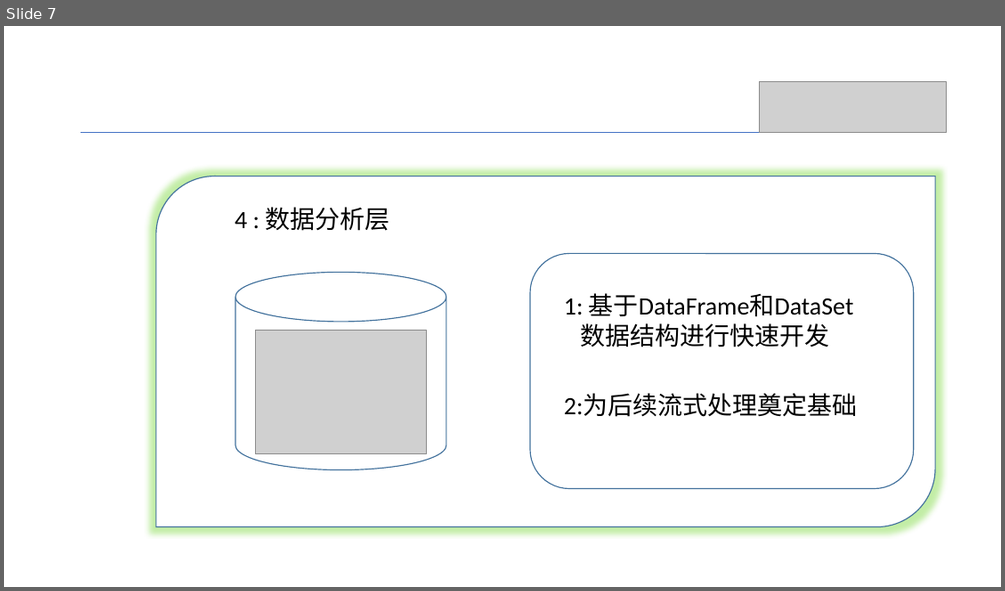
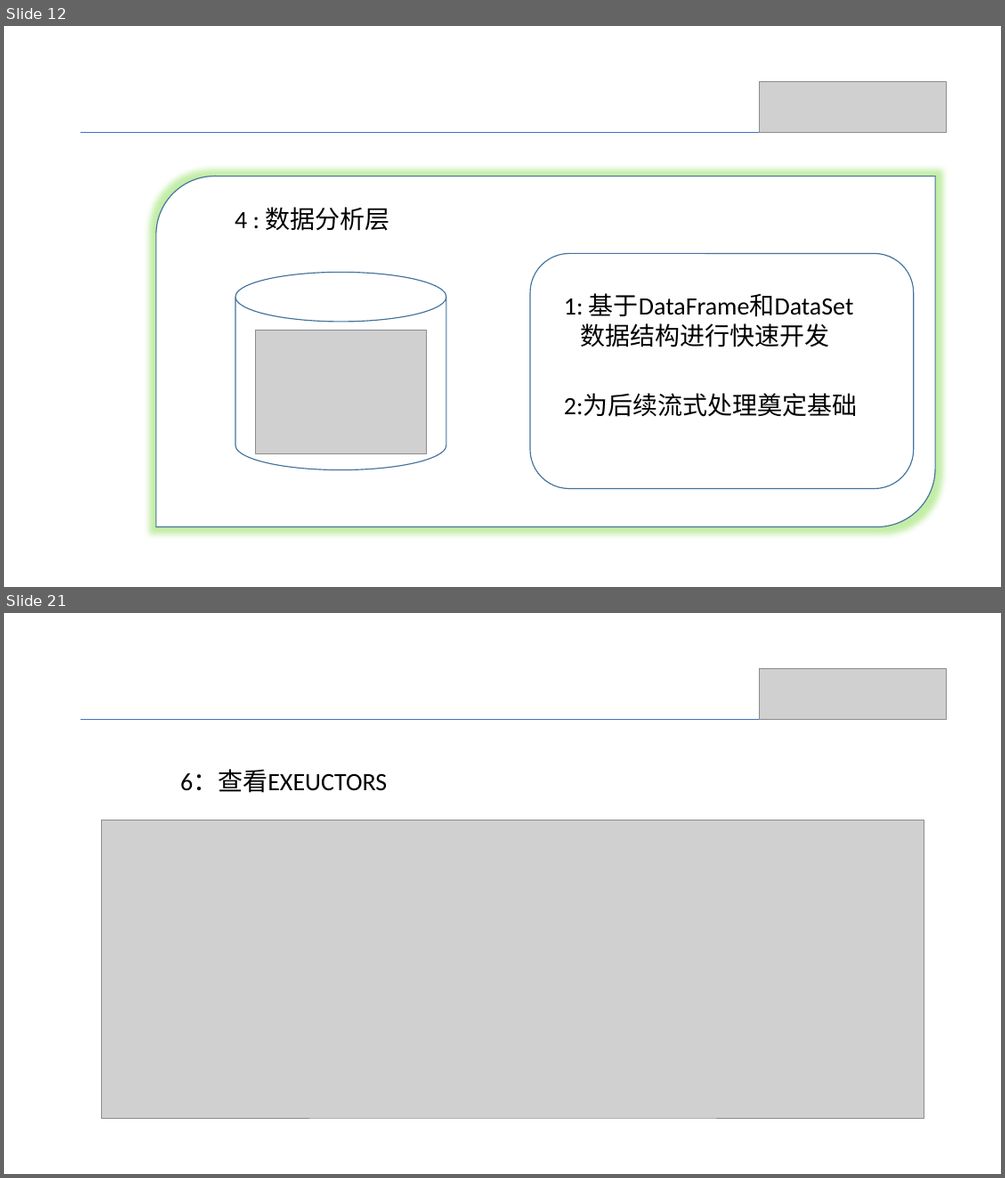
Before and after one commit to Shyekyo/event, a slide deck: src/resources/账务系统存储过程重构方案.pptx. Shown one above the other, each under a label of ours: slide 7 before the commit, slides 12 and 21 after it; the slides between them are not shown. The pictures are 1005x591 and 1005x1178 pixels, drawn with LibreOffice and Linux fonts; fonts in the diff are those of the drawing; grey boxes stand for pictures. Boxes give left, top, right and bottom in pixels: in the first picture for what was removed or moved away, otherwise in the second. Text is boxed around its words. In the diff, an @@ line names an element or a change of style, - is before the commit and + after.

```diff
--- a/src/resources/账务系统存储过程重构方案.pptx
+++ b/src/resources/账务系统存储过程重构方案.pptx
@@ slide 21 added at [4, 613, 1001, 1174], background #FFFFFF @@
@@ picture added at [760, 668, 947, 719] @@
@@ line added from (81, 720) to (947, 720), #4472C4 0.5 pt @@
@@ text added at [180, 770, 387, 793], 24 pt, text #000000 @@
+6：查看EXEUCTORS
@@ picture added at [102, 820, 924, 1118] @@
@@ what was slide 7 is now slide 12 @@
```
Also in this commit, not shown: 3 slides changed, 13 other slides added, 11 other files.
